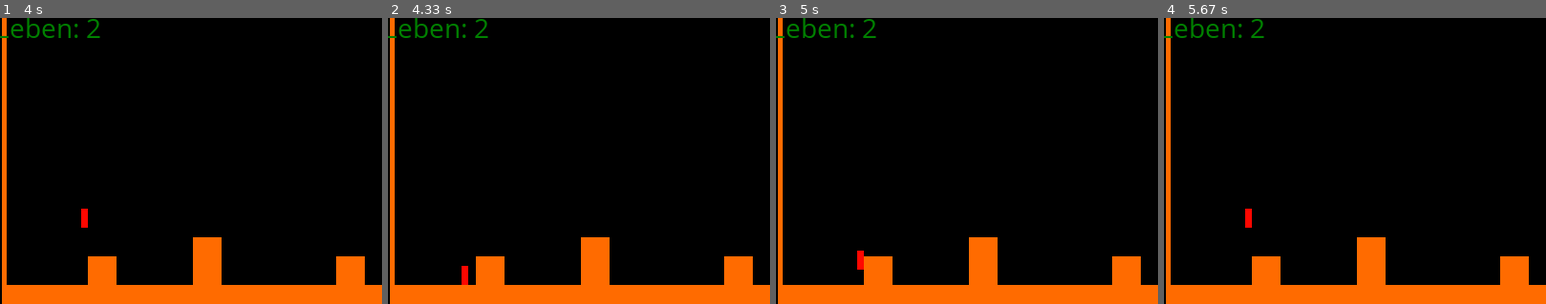
Above: before the commit, frames 1-4 (left to right).
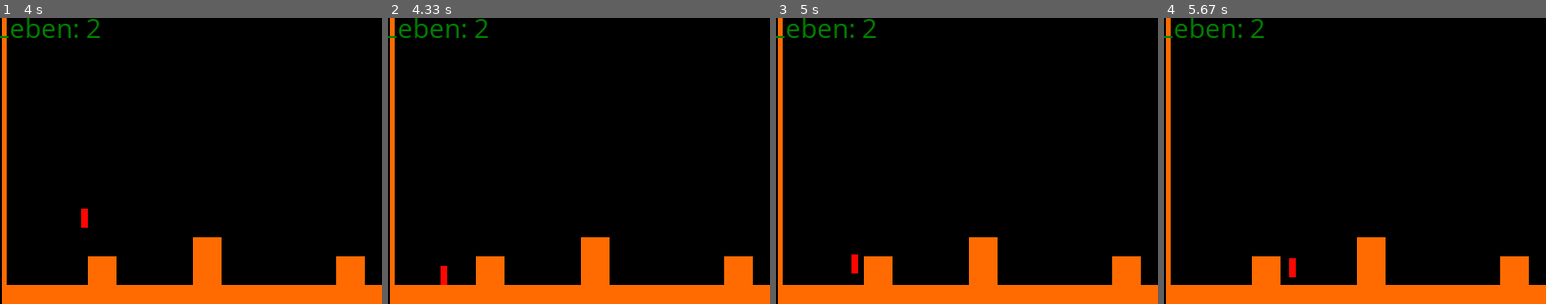
Above: after the commit, the same moments.

Repository: MetalsKiller64/py-games
Game: pygame game, started from sidescroller/sidescroller.py
Two runs of this game, one before a commit and one after it. Both use one fixed random seed, a clock stepped at 60 frames per second and the inputs below.
Inputs:
- Up to frame 1 (4 s): tap Space at 0.33, 0.73, 1.03, 1.23, 1.53, 1.73, 2.03, 2.3, 2.63, 2.93, 3.07, 3.37, 3.73 s; hold Right 0.67-1.13 s; hold Right 1.17-1.63 s; hold Left 1.67-2.2 s; hold Down 2.23-2.53 s; hold Left 2.57-2.97 s; hold Right 3-3.63 s; hold Down from 3.67 s (still down)
- Up to frame 2 (4.33 s): release Down at 4.03 s; hold Left from 4.07 s (still down); tap Space at 4.13 s
- Up to frame 3 (5 s): tap Space at 4.43, 4.63, 4.93 s; release Left at 4.53 s; hold Right from 4.57 s (still down)
- Up to frame 4 (5.67 s): release Right at 5.03 s; hold Right 5.07-5.53 s; tap Space at 5.13, 5.43, 5.63 s; hold Left from 5.57 s (still down)

Frame 1 is identical in both runs. In frame 2, 0.2% of the frame differs, in the area x 13-21%, y 86-94%; in frame 3, 0.2%; in frame 4, 0.2%.

Commit message:
removed horizontal movement restriction
- when colliding with something dont lock horizontal movement (leads to immobility)

Diff:
--- a/sidescroller/sidescroller.py
+++ b/sidescroller/sidescroller.py
@@ -340,12 +340,14 @@
 				p.falling = True
 				p.move("down", 1)
 			elif collided_part == "left":
-				p.stop_x_movement = True
+				#if not p.jumping and not p.falling:
+				#	p.stop_x_movement = True
 				p.move("left", 1, force = True)
 				if p.last_floor == None and not p.jumping:
 					p.falling = True
 			elif collided_part == "right":
-				p.stop_x_movement = True
+				#if not p.jumping and not p.falling:
+				#	p.stop_x_movement = True
 				p.move("right", 1, force = True)
 				if p.last_floor == None and not p.jumping:
 					p.falling = True
